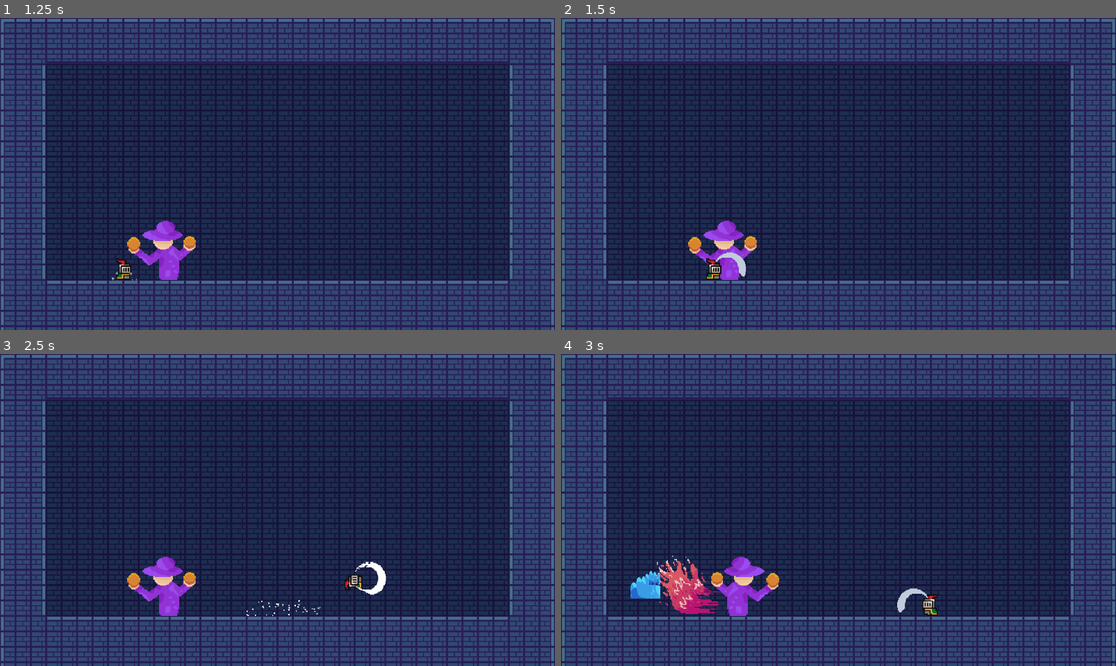
Above: before the commit, frames 1-4 (two rows, left to right).
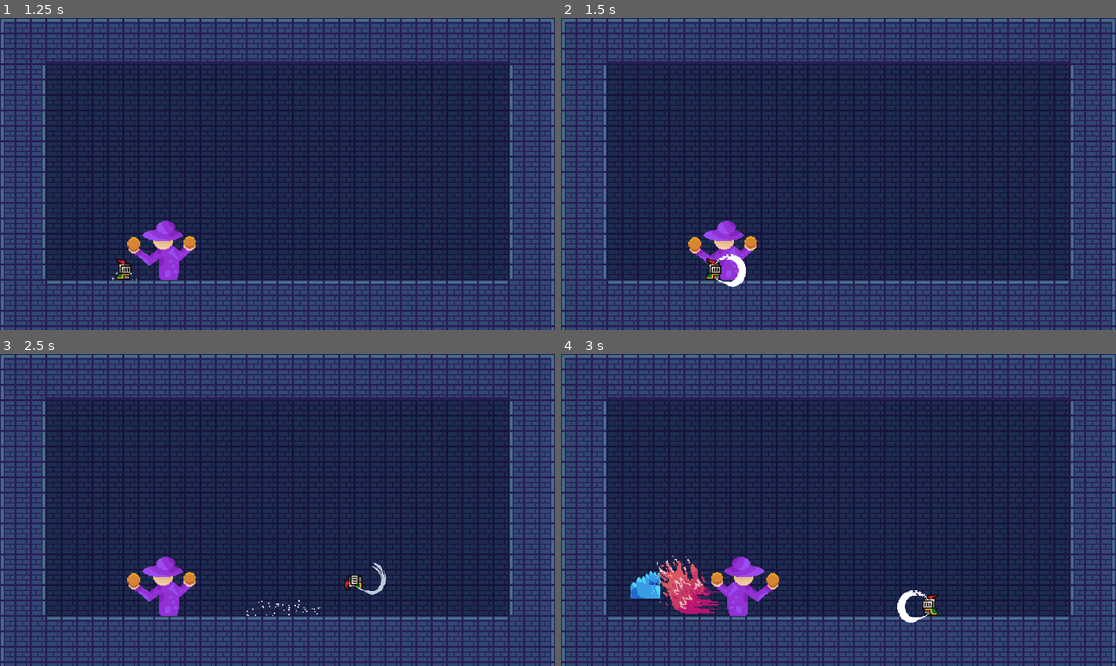
Above: after the commit, the same moments.

Repository: PjotrNik/shefjam
Game: Godot game, scene res://scenes/start_page.tscn
The game is run twice, just before and just after one commit, with the same random seed, the same clock (stepped at 60 frames per second) and the same inputs.
Inputs:
- Up to frame 1 (1.25 s): click "Start" at 0.5 s
- Up to frame 2 (1.5 s): hold D (move_right) from 1.28 s (still down); tap S (melee_attack) at 1.35 s
- Up to frame 3 (2.5 s): keep holding D (move_right); tap W (jump) at 1.52, 2.27 s; tap Space (dash) at 2.1 s; tap S (melee_attack) at 2.3 s
- Up to frame 4 (3 s): release D (move_right) at 2.78 s; hold A (move_left) from 2.78 s (still down); tap S (melee_attack) at 2.85 s

Frame 1 is identical in both runs. In frame 2, 0.3% of the frame differs, in the area x 27-34%, y 75-87%; in frame 3, 0.2%; in frame 4, 0.3%.

Commit message:
Added death sequence

Diff:
--- a/scenes/player.tscn
+++ b/scenes/player.tscn
@@ -342,7 +342,7 @@
 }],
 "loop": false,
 "name": &"slash",
-"speed": 20.0
+"speed": 30.0
 }]
 
 [sub_resource type="CircleShape2D" id="CircleShape2D_qhqgy"]
@@ -405,7 +405,7 @@
 frame = 3
 frame_progress = 1.0
 
-[node name="CollisionShape2D" type="CollisionShape2D" parent="."]
+[node name="BodyCollider" type="CollisionShape2D" parent="."]
 position = Vector2(0, 0.5)
 shape = SubResource("RectangleShape2D_3vyb7")
 
@@ -460,8 +460,12 @@
 position = Vector2(0.5, 0)
 shape = SubResource("RectangleShape2D_dqkch")
 
+[node name="DeathTimer" type="Timer" parent="."]
+one_shot = true
+
 [connection signal="damage_taken" from="HealthManager" to="." method="_on_health_manager_damage_taken"]
 [connection signal="health_depleted" from="HealthManager" to="." method="_on_health_manager_health_depleted"]
 [connection signal="timeout" from="DashTimer" to="." method="_on_dash_timer_timeout"]
 [connection signal="timeout" from="DashCooldown" to="." method="_on_dash_cooldown_timeout"]
 [connection signal="area_entered" from="PlayerHitBox" to="HealthManager" method="_on_player_hit_box_area_entered"]
+[connection signal="timeout" from="DeathTimer" to="." method="_on_death_timer_timeout"]
--- a/scripts/health_component.gd
+++ b/scripts/health_component.gd
@@ -1,6 +1,6 @@
 extends Node
 
-@export var max_health = 100
+@export var max_health = 30
 var current_health
 
 signal health_depleted
@@ -15,8 +15,6 @@
 	if(current_health <= 0):
 		health_depleted.emit()
 
-
-
 func _on_player_hit_box_area_entered(area: Area2D) -> void:
 	damage(10)
 	damage_taken.emit()
--- a/scripts/player.gd
+++ b/scripts/player.gd
@@ -5,6 +5,7 @@
 const JUMP_VELOCITY = -1000.0
 const DASH_SPEED = 1000
 const SHOTGUN_RECOIL = 500.0
+const DEATH_VELOCITY = -500
 
 @onready var animated_sprite_2d: AnimatedSprite2D = $AnimatedSprite2D
 @onready var dash_timer: Timer = $DashTimer
@@ -20,12 +21,14 @@
 @onready var melee_attack: Area2D = $MeleeAttack
 @onready var melee_cooldown: Timer = $MeleeAttack/MeleeCooldown
 @onready var shotgun_cooldown: Timer = $ShotgunAttack/ShotgunCooldown
+@onready var body_collider: CollisionShape2D = $BodyCollider
+@onready var death_timer: Timer = $DeathTimer
 
 var is_dead = false
 var has_landed = true
 var dashing = false
 var can_dash = true
-var flipped = 1
+var facing = 1
 
 func _physics_process(delta: float) -> void:
 	# Add the gravity.
@@ -77,12 +80,12 @@
 			animated_sprite_2d.play("idle")
 
 	# Flip player
-	if direction < 0:
+	if direction < 0 and not is_dead:
 		animated_sprite_2d.flip_h = true
-		flipped = -1
-	elif direction > 0:
+		facing = -1
+	elif direction > 0 and not is_dead:
 		animated_sprite_2d.flip_h = false
-		flipped = 1
+		facing = 1
 
 	# Attacks
 	if Input.is_action_just_pressed("melee_attack") and not dashing and melee_cooldown.is_stopped():
@@ -107,12 +110,12 @@
 		melee_attack.set_collision_mask_value(2, false)
 		shotgun_attack.set_collision_mask_value(2, false)
 
-	shotgun_particles.direction.x = direction
-	shotgun_particles.position.x *= direction
-	melee_attack.scale.x = direction
-	melee_attack.position.x *= direction
-	shotgun_attack.scale.x = direction
-	shotgun_attack.position.x *= direction
+	shotgun_particles.direction.x = facing
+	shotgun_particles.position.x *= facing
+	melee_attack.scale.x = facing
+	melee_attack.position.x *= facing
+	shotgun_attack.scale.x = facing
+	shotgun_attack.position.x *= facing
 
 	move_and_slide()
 
@@ -129,4 +132,15 @@
 		animated_sprite_2d.play("hit")
 
 func _on_health_manager_health_depleted() -> void:
-	print("OH NO YOU DIED!!!!!")
+	if not is_dead:
+		print("You died!")
+		Engine.time_scale = 0.5
+
+		velocity.y = DEATH_VELOCITY
+		is_dead = true
+		body_collider.set_deferred("disabled", true)
+		death_timer.start()
+
+func _on_death_timer_timeout() -> void:
+	Engine.time_scale = 1
+	get_tree().reload_current_scene() # Temporary
Not shown: 1 places in boss.tscn that only renumber resources
